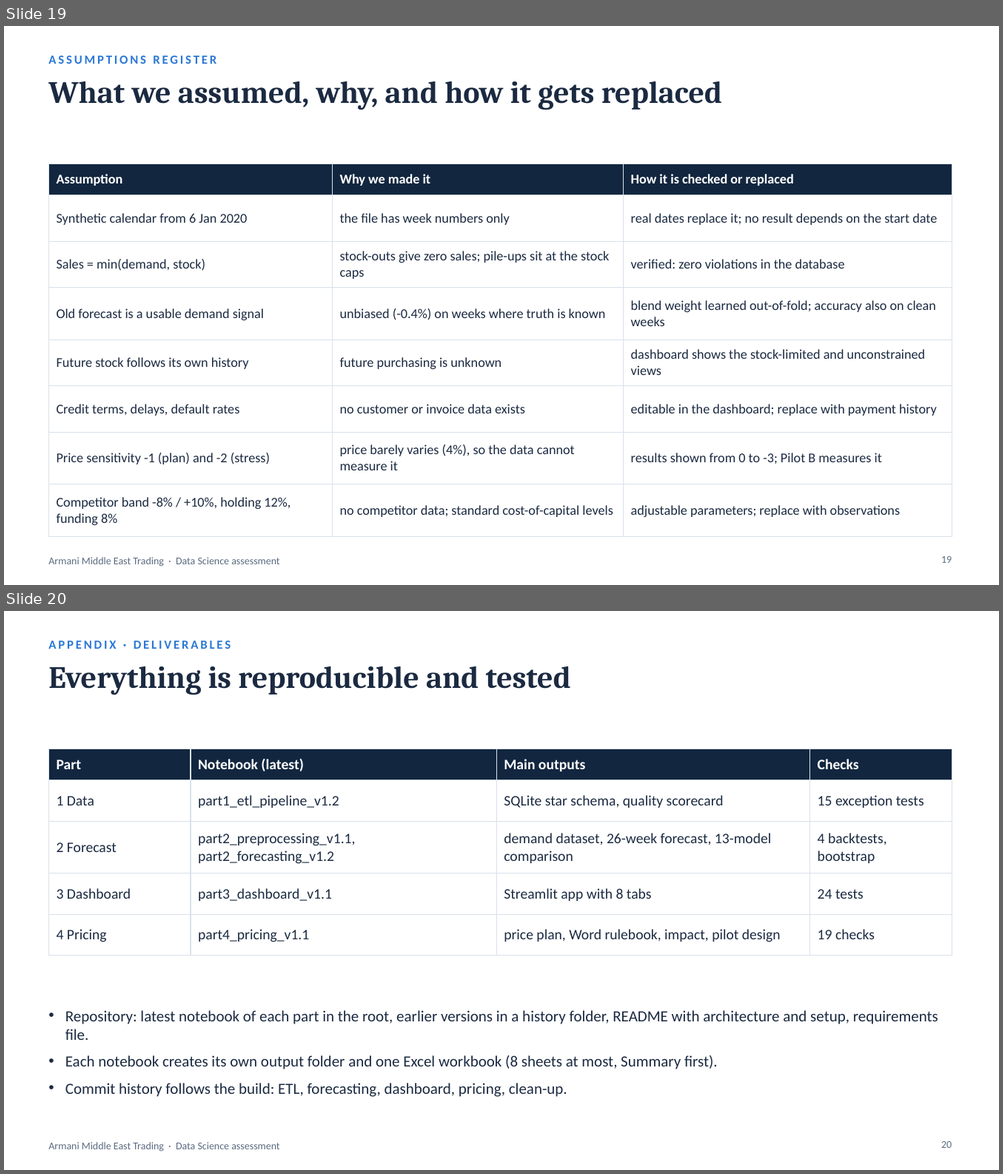
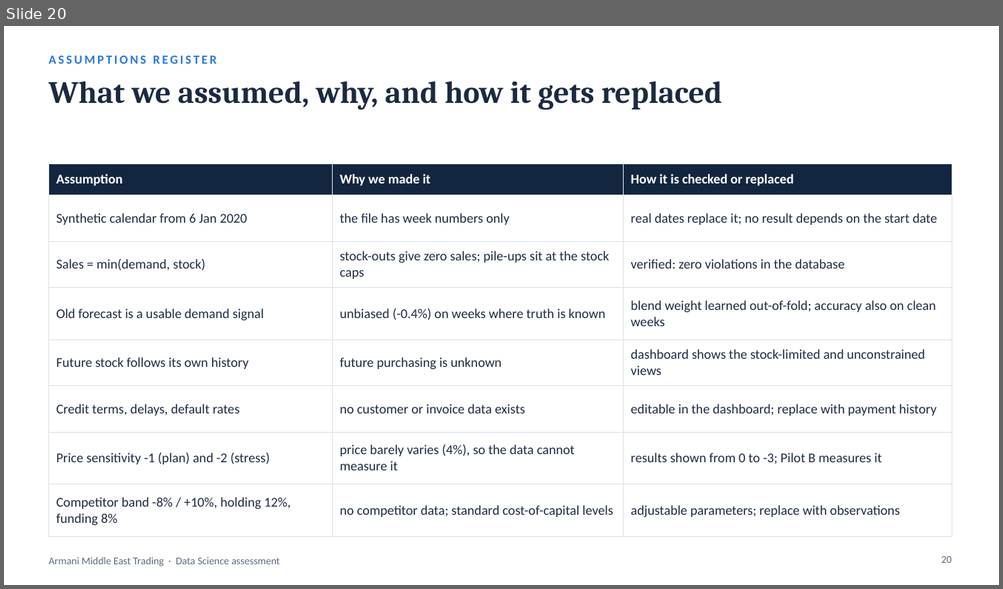
Before and after one commit to hrnademi/Technical_Assessment_HamidrezaNademi, a slide deck: Armani_Data_Science_Presentation.pptx. Shown one above the other, each under a label of ours: slides 19 and 20 before the commit, slide 20 after it. The pictures are 1003x1174 and 1003x589 pixels, drawn with LibreOffice and Linux fonts; fonts in the diff are those of the drawing. Boxes give left, top, right and bottom in pixels: in the first picture for what was removed or moved away, otherwise in the second. Text is boxed around its words. In the diff, an @@ line names an element or a change of style, - is before the commit and + after.

```diff
--- a/Armani_Data_Science_Presentation.pptx
+++ b/Armani_Data_Science_Presentation.pptx
@@ slide 20 removed at [4, 611, 999, 1170], background #FFFFFF; not listed: 1 template element that a slide beside it also shows @@
@@ text removed at [48, 641, 230, 649] @@
-APPENDIX · DELIVERABLES
@@ title removed at [48, 667, 571, 695] @@
-Everything is reproducible and tested
@@ table removed at [48, 749, 951, 945], 5 rows, 4 columns @@
-Part | Notebook (latest) | Main outputs | Checks
-1 Data | part1_etl_pipeline_v1.2 | SQLite star schema, quality scorecard | 15 exception tests
-2 Forecast | part2_preprocessing_v1.1, part2_forecasting_v1.2 | demand dataset, 26-week forecast, 13-model comparison | 4 backtests, bootstrap
-3 Dashboard | part3_dashboard_v1.1 | Streamlit app with 8 tabs | 24 tests
-4 Pricing | part4_pricing_v1.1 | price plan, Word rulebook, impact, pilot design | 19 checks
@@ text removed at [65, 1011, 938, 1097] @@
-• Repository: latest notebook of each part in the root, earlier versions in a history folder, README with architecture and setup, requirements file.
-• Each notebook creates its own output folder and one Excel workbook (8 sheets at most, Summary first).
-• Commit history follows the build: ETL, forecasting, dashboard, pricing, clean-up.
@@ page number removed at [941, 1142, 951, 1148] @@
-20
@@ what was slide 19 is now slide 20 @@
@@ page number at [941, 557, 951, 563]: text changed @@
-19
+20
```
Also in this commit, not shown: 8 slides changed, 5 slides added, 4 other slides removed, 1 other file.
